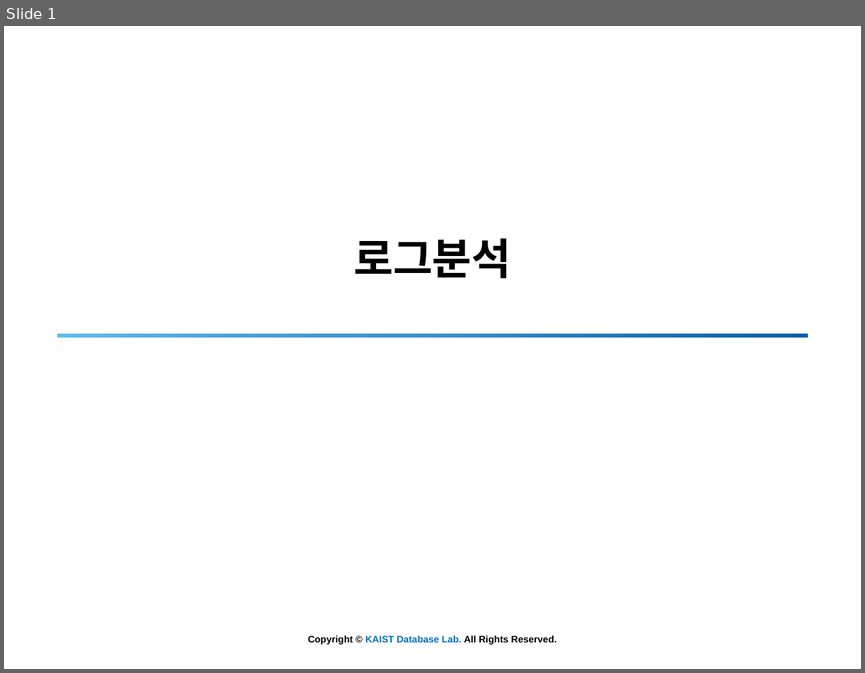
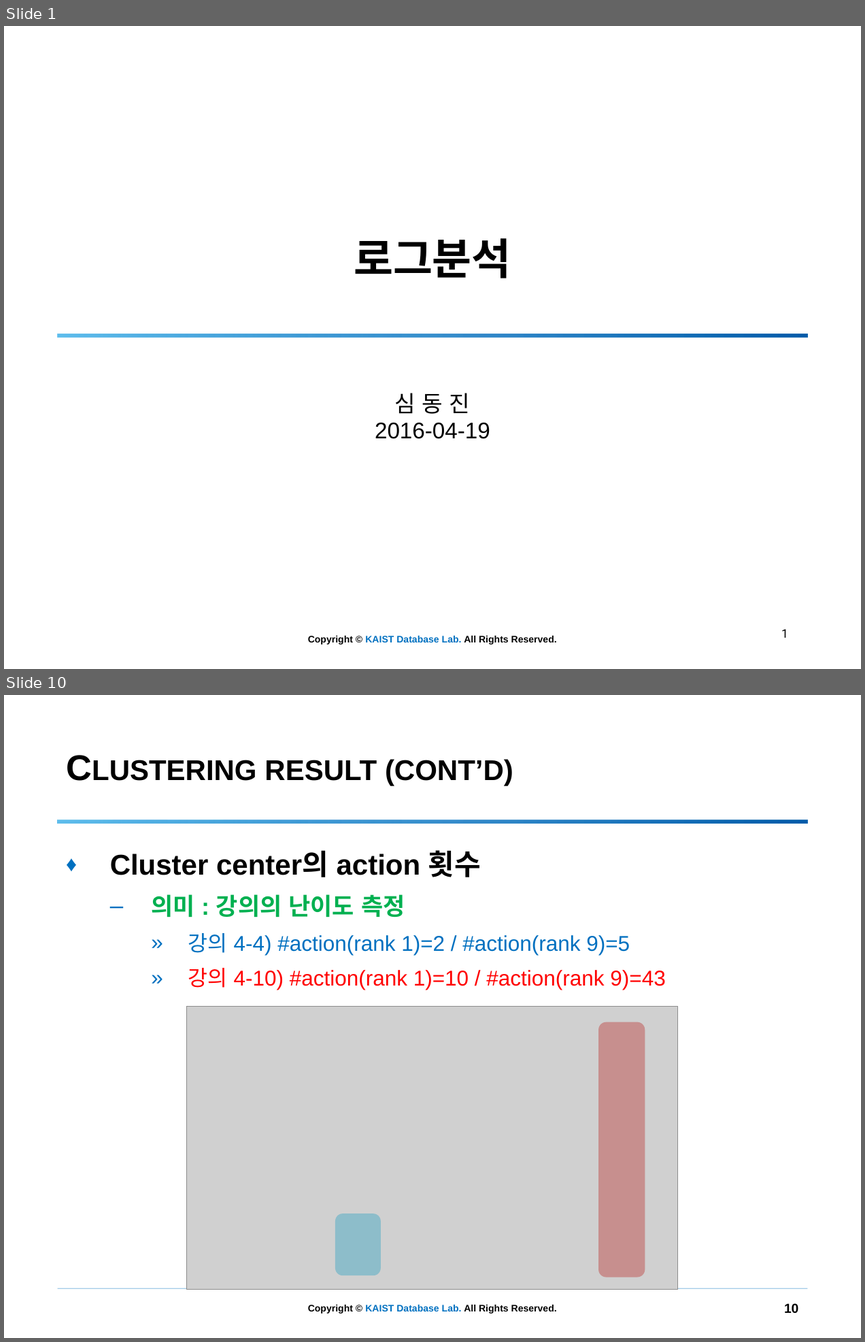
Before and after one commit to simdj/entry_log_analysis, a slide deck: 160419 로그분석 - 3.pptx. Shown one above the other, each under a label of ours: slide 1 before the commit, slides 1 and 10 after it; the slides between them are not shown. The pictures are 865x673 and 865x1342 pixels, drawn with LibreOffice and Linux fonts; fonts in the diff are those of the drawing; grey boxes stand for pictures; background and template pictures are left out. Boxes give left, top, right and bottom in pixels: in the first picture for what was removed or moved away, otherwise in the second. Text is boxed around its words. In the diff, an @@ line names an element or a change of style, - is before the commit and + after.

```diff
--- a/160419 로그분석 - 3.pptx
+++ b/160419 로그분석 - 3.pptx
@@ slide 10 added at [4,695,861,1338], background #FFFFFF; not listed: 1 template element that a slide beside it also shows @@
@@ title added at [264,759,513,786], 30 pt, text #000000, bold, small capitals @@
+Clustering result (cont’d)
@@ rectangle added at [57,820,807,824], fill gradient #5FBEED to #0070C0 to #015CAA @@
@@ text added at [110,850,665,989], 18 pt, text #FF0000 @@
+♦ Cluster center의 action 횟수
+  – 의미 : 강의의 난이도 측정
+    » 강의 4-4) #action(rank 1)=2 / #action(rank 9)=5
+    » 강의 4-10) #action(rank 1)=10 / #action(rank 9)=43
@@ picture added at [186,1006,677,1289] @@
@@ rounded rectangle added at [598,1021,645,1277], fill #C0504D at 50% opacity @@
@@ rounded rectangle added at [336,1213,381,1275], fill #4BACC6 at 50% opacity @@
@@ line added from (57, 1288) to (808, 1288), #0070C0 0.25 pt @@
@@ page number added at [784,1303,798,1312], 11 pt, text #000000, bold @@
+10
@@ slide 1 changed as well @@
@@ subtitle added at [375,393,490,439], 19 pt, text #000000 @@
+심 동 진
+2016-04-19
@@ page number added at [781,628,788,637], 10 pt, text #000000 @@
+1
```
Also in this commit, not shown: 2 other slides changed, 25 other slides added, 9 slides removed, 9 other files.
